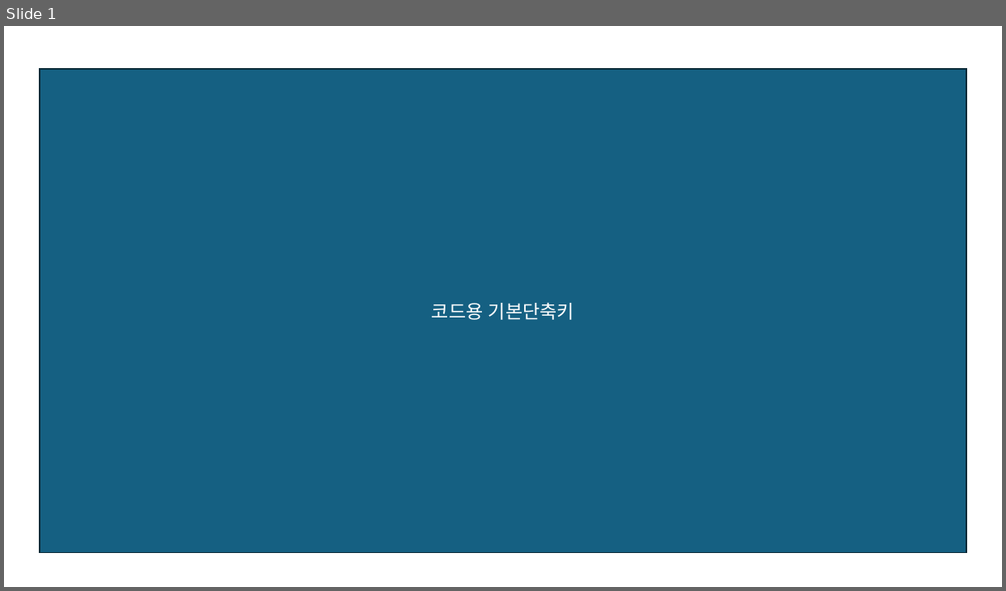
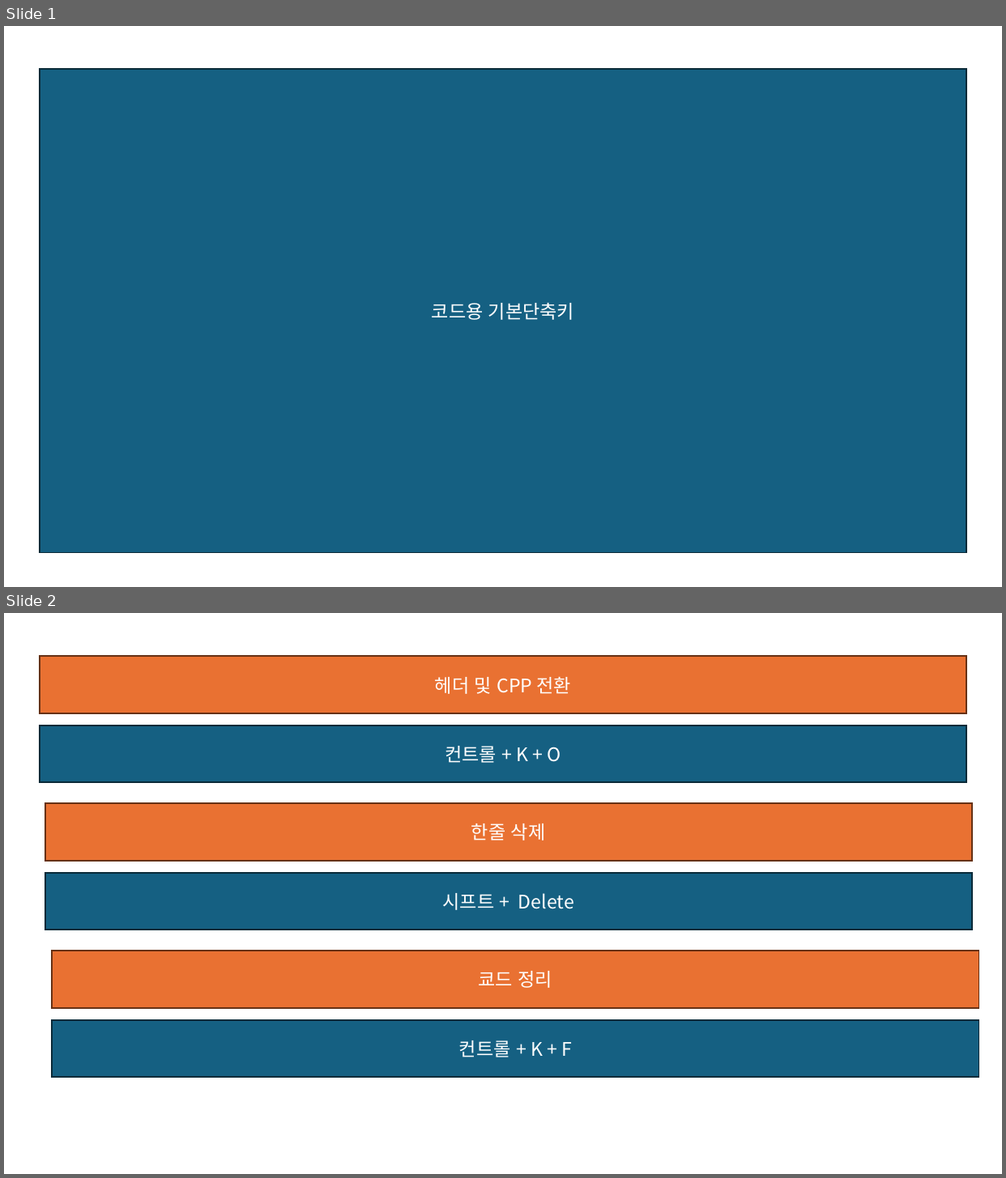
Before and after one commit to JaeSuGang/AssortRockAssignment, a slide deck: DOC/공통문서/비주얼스튜디오 단축키.pptx. Shown one above the other, each under a label of ours: slide 1 before the commit, slides 1 and 2 after it. The pictures are 1006x591 and 1006x1178 pixels, drawn with LibreOffice and Linux fonts; fonts in the diff are those of the drawing. Boxes give left, top, right and bottom in pixels: in the first picture for what was removed or moved away, otherwise in the second. Text is boxed around its words. In the diff, an @@ line names an element or a change of style, - is before the commit and + after.

```diff
--- a/DOC/공통문서/비주얼스튜디오 단축키.pptx
+++ b/DOC/공통문서/비주얼스튜디오 단축키.pptx
@@ slide 2 added at (4, 613, 1002, 1174), background #FFFFFF @@
@@ rectangle added at (39, 657, 966, 714), fill #E97132, outline #663216 1.5 pt, 18 pt, text #FFFFFF @@
+헤더 및 CPP 전환
@@ rectangle added at (39, 726, 966, 783), fill #156082, outline #092A39 1.5 pt, 18 pt, text #FFFFFF @@
+컨트롤 + K + O
@@ rectangle added at (45, 804, 972, 862), fill #E97132, outline #663216 1.5 pt, 18 pt, text #FFFFFF @@
+한줄 삭제
@@ rectangle added at (45, 873, 972, 931), fill #156082, outline #092A39 1.5 pt, 18 pt, text #FFFFFF @@
+시프트 + Delete
@@ rectangle added at (52, 952, 978, 1009), fill #E97132, outline #663216 1.5 pt, 18 pt, text #FFFFFF @@
+쿄드 정리
@@ rectangle added at (52, 1020, 978, 1078), fill #156082, outline #092A39 1.5 pt, 18 pt, text #FFFFFF @@
+컨트롤 + K + F
```
Also in this commit, not shown: 1 slide changed, 24 other files.
